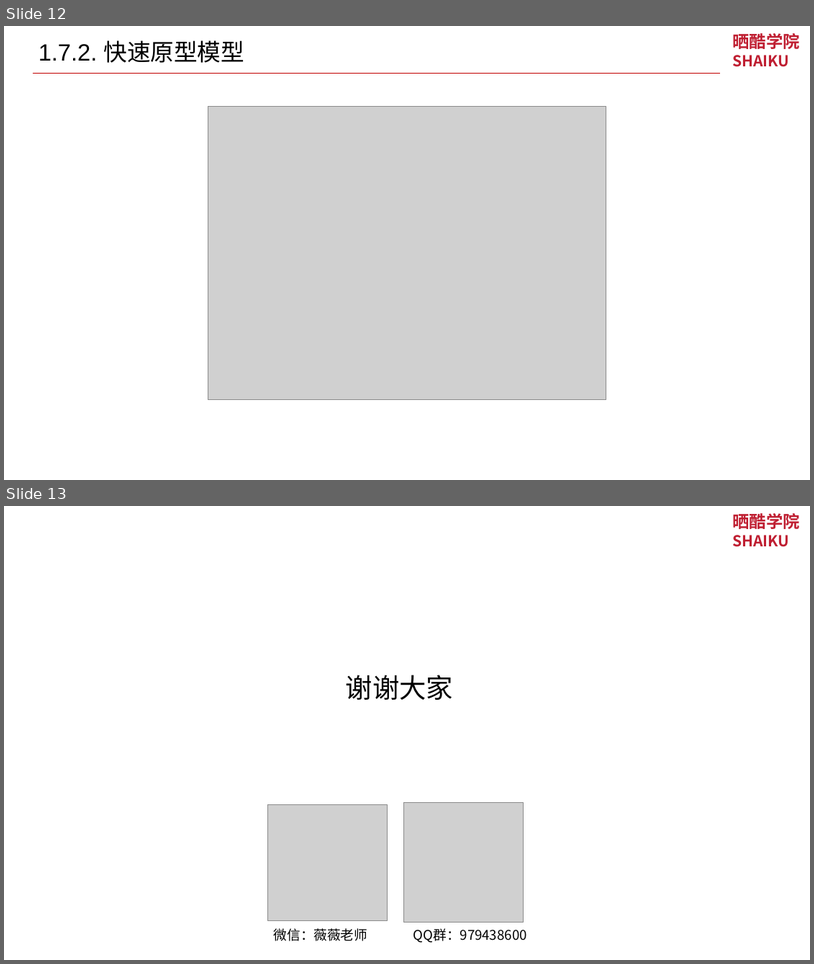
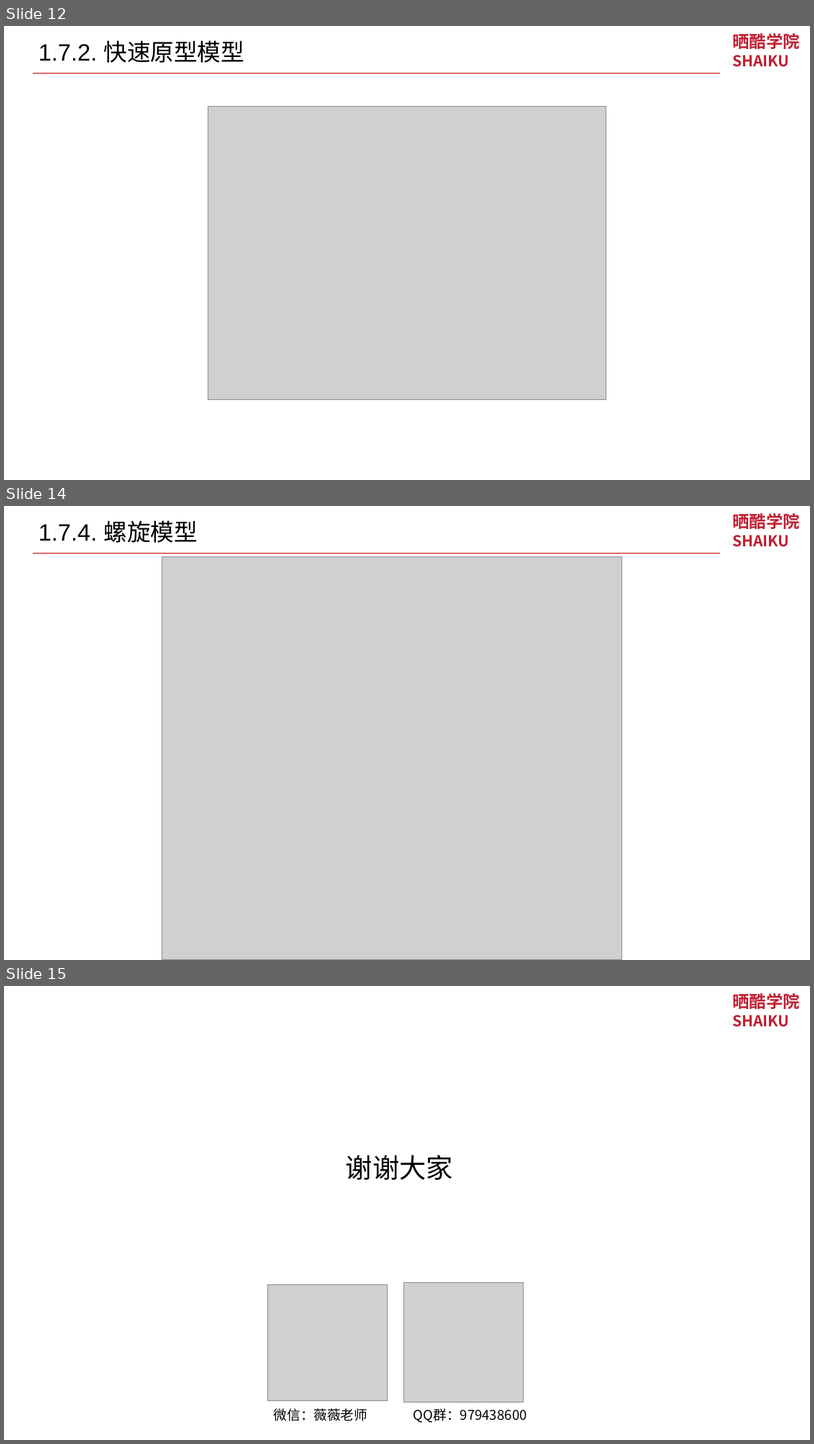
Before and after one commit to shaikuba/test-baisc-theory, a slide deck: 软件测试理论.pptx. Shown one above the other, each under a label of ours: slides 12 and 13 before the commit, slides 12, 14 and 15 after it; the slides between them are not shown. The pictures are 814x964 and 814x1444 pixels, drawn with LibreOffice and Linux fonts; fonts in the diff are those of the drawing; grey boxes stand for pictures. Boxes give left, top, right and bottom in pixels: in the first picture for what was removed or moved away, otherwise in the second. Text is boxed around its words. In the diff, an @@ line names an element or a change of style, - is before the commit and + after.

```diff
--- a/软件测试理论.pptx
+++ b/软件测试理论.pptx
@@ slide 14 added at [4,506,810,960], background #FFFFFF; not listed: 1 template element that a slide beside it also shows @@
@@ text added at [39,520,198,543], 28 pt, text #000000 @@
+1.7.4. 螺旋模型
@@ line added from (32, 554) to (720, 554), #C00000 1 pt @@
@@ picture added at [162,557,622,959] @@
@@ what was slide 13 is now slide 15 @@
```
Also in this commit, not shown: 1 other slide added.
